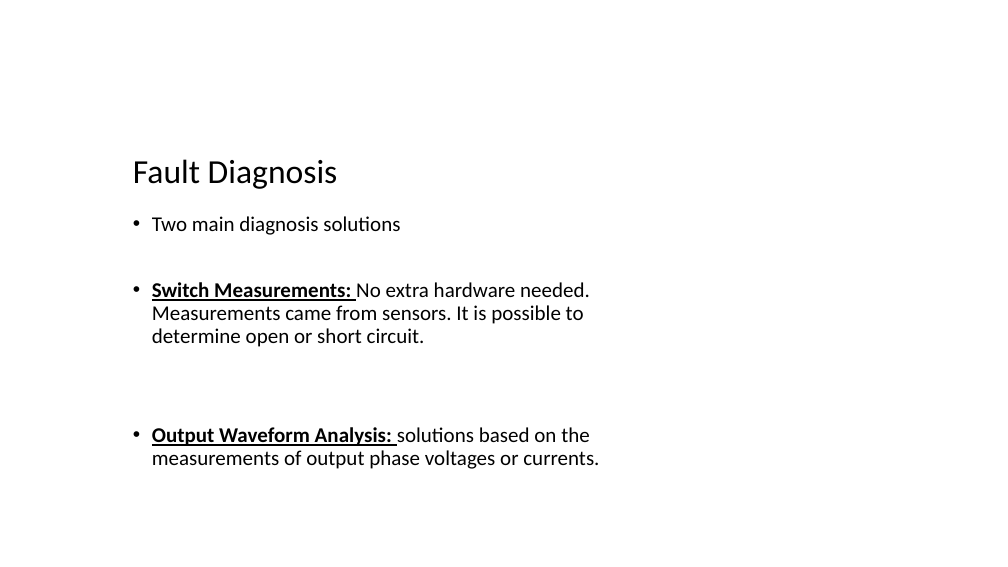
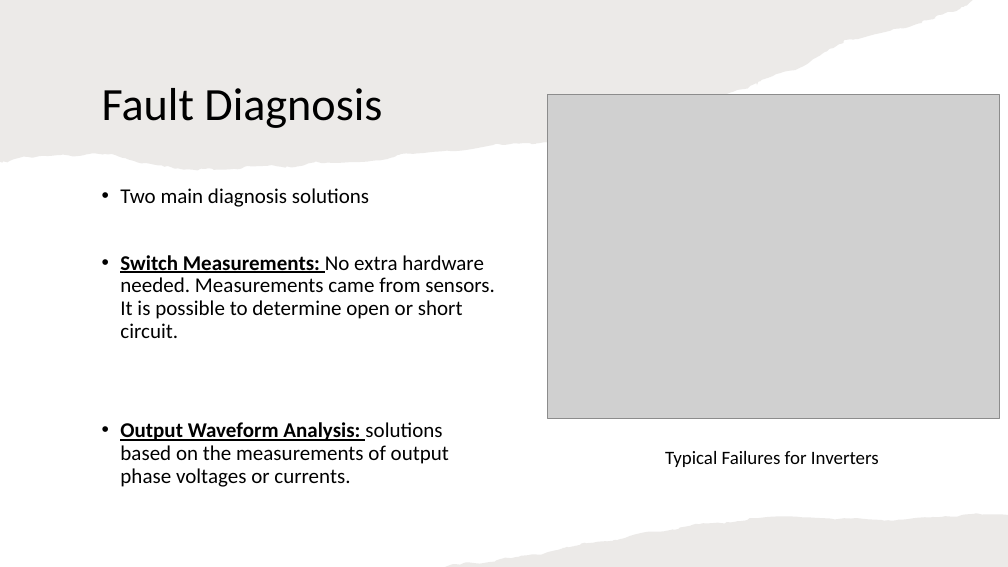
Before and after one commit to ahmetcan-akuz/Thesis, a slide deck: slide 4 of Reports/Fault_Tolerance.pptx. Drawn at 1008x567 pixels with LibreOffice and Linux fonts; fonts in the diff are those of the drawing; grey boxes stand for pictures. Boxes give left, top, right and bottom in pixels: in the first picture for what was removed or moved away, otherwise in the second. Text is boxed around its words. In the diff, an @@ line names an element or a change of style, - is before the commit and + after.

Commit message:
Matrix-Based Approach P1

```diff
--- a/Reports/Fault_Tolerance.pptx
+++ b/Reports/Fault_Tolerance.pptx
@@ freeform shape added at box(0, 0, 973, 170), fill #82766A at 15% opacity @@
@@ title "Fault Diagnosis": place and size @@
-title "Fault Diagnosis" at box(133, 159, 338, 189)
+title "Fault Diagnosis" at box(102, 88, 382, 128)
@@ title "Fault Diagnosis" at box(102, 88, 382, 128): size 32 to 44 pt; vertical alignment bottom to middle @@
@@ picture added at box(547, 95, 999, 418) @@
@@ text "Two main diagnosis solutions" rewrapped from box(152, 216, 599, 469) to box(120, 188, 495, 487) @@
@@ text added at box(665, 451, 879, 467), 18 pt, text #000000 @@
+Typical Failures for Inverters
@@ freeform shape added at box(445, 513, 1008, 567), fill #82766A at 15% opacity @@
```
Also in this commit, not shown: 2 slides added, 4 other files.
